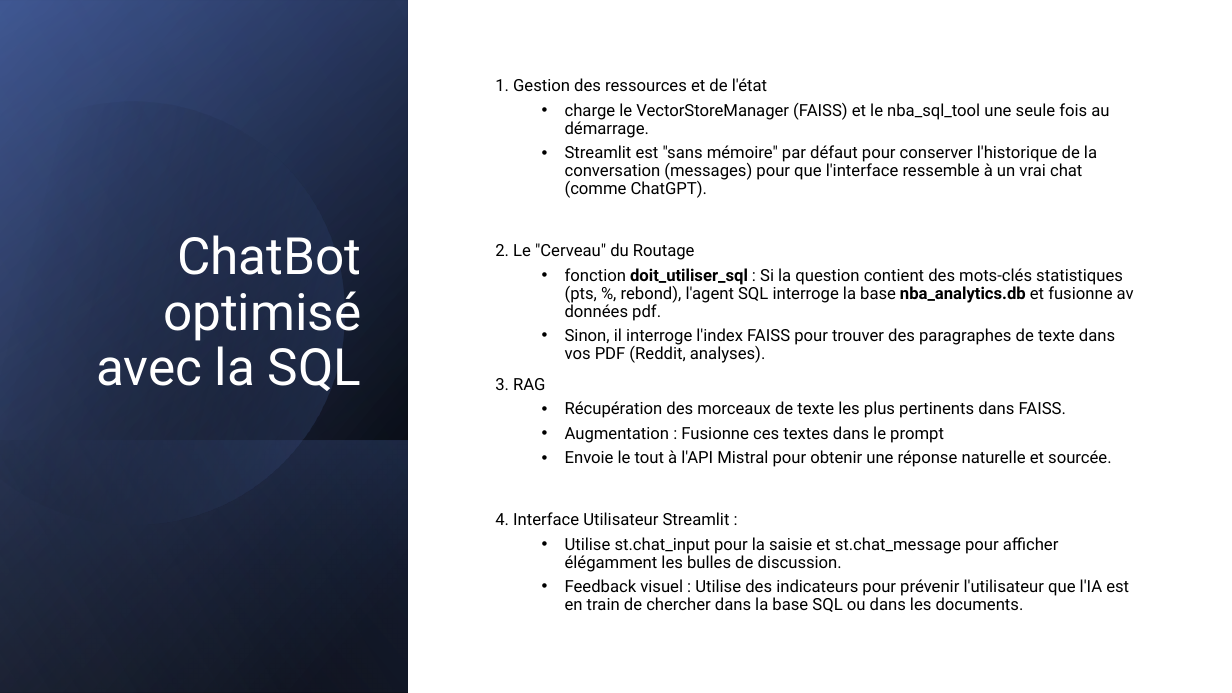
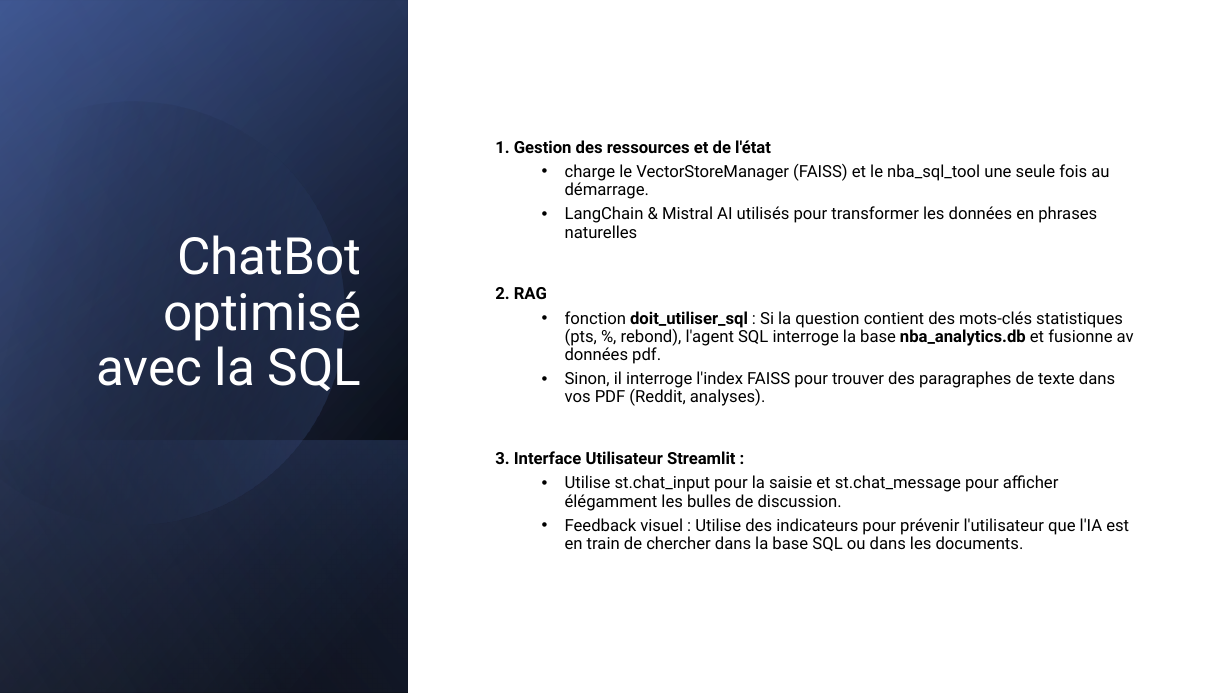
Before and after one commit to VicSchol/Cours10, a slide deck: slide 8 of Scholler_Victor_10_presentation_122025.pptx (slide 7 before the commit). Drawn at 1232x693 pixels with LibreOffice and Linux fonts; fonts in the diff are those of the drawing. Boxes give left, top, right and bottom in pixels: in the first picture for what was removed or moved away, otherwise in the second. Text is boxed around its words. In the diff, an @@ line names an element or a change of style, - is before the commit and + after.

```diff
--- a/Scholler_Victor_10_presentation_122025.pptx
+++ b/Scholler_Victor_10_presentation_122025.pptx
@@ text at [495,140,771,153]: bold on in "1. Gestion des ressources et de l'état" @@
@@ text at [495,206,1097,299]: text changed @@
-  • Streamlit est "sans mémoire" par défaut pour conserver l'historique de la conversation (messages) pour que l'interface ressemble à un vrai chat (comme ChatGPT).
-2. Le "Cerveau" du Routage
+  • LangChain & Mistral AI utilisés pour transformer les données en phrases naturelles
+2. RAG
@@ text at [495,451,736,464]: text changed; bold on @@
-3. RAG
-  • Récupération des morceaux de texte les plus pertinents dans FAISS.
-  • Augmentation : Fusionne ces textes dans le prompt
-  • Envoie le tout à l'API Mistral pour obtenir une réponse naturelle et sourcée.
-4. Interface Utilisateur Streamlit :
+3. Interface Utilisateur Streamlit :
```
Also in this commit, not shown: 7 other slides changed, 2 slides added, 4 other files.
